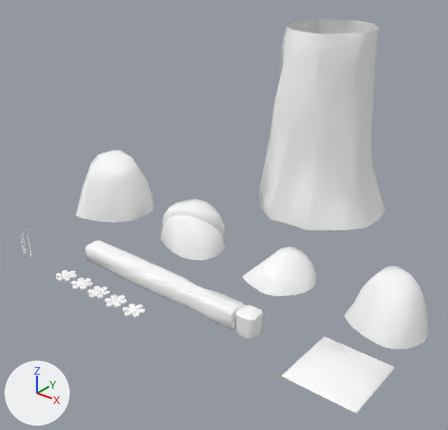
Two versions of the FBX model Assets/CountDown/Model/SM_CountDown.fbx, one commit apart.
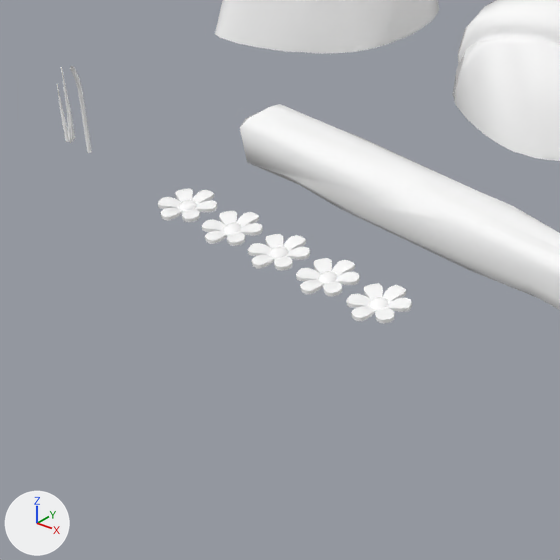
Each version appears first whole from a camera (50 mm lens) standing at (9.98, -9.15, 7.51) and looking at (1.7, 1.2, 1.09), and next in a close-up on the part from 0% to 44% of the width and 47% to 93% of the height. Arrows for +X, +Y and +Z are at lower left; the lights stay in place. Where no turn or scale is listed for an object, it has been applied to the vertices.

Names of what the first close-up shows: 'FlowerHead_A', 'FlowerHead_B', 'FlowerHead_C', 'FlowerHead_D', 'FlowerHead_E', 'Rock_A', 'Rock_B', 'Wood_Long'.
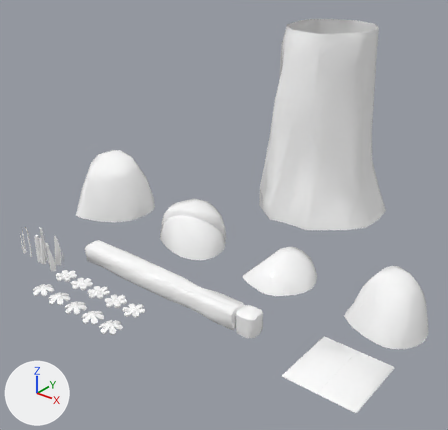
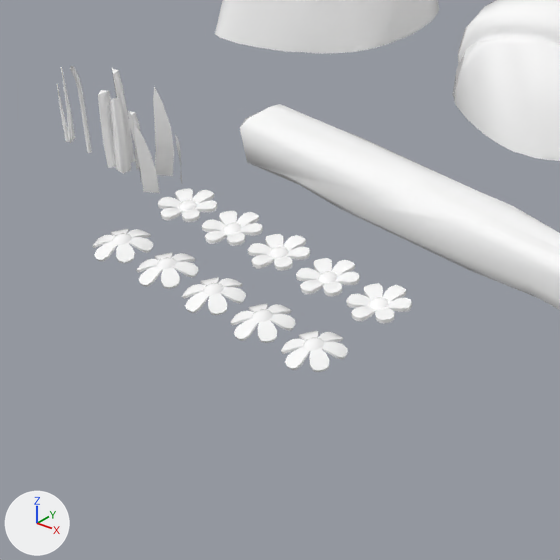
What differs and where, as boxes (x1, y1, x2, y2) in the close-ups (560 x 560 px):
'Grass-B', added
    after: (98, 68, 141, 174)
'Grass-C', added
    after: (128, 87, 182, 193)
'FlowerHead_E001', added
    after: (281, 331, 348, 372)
'FlowerHead_D001', added
    after: (231, 304, 295, 343)
'FlowerHead_C001', added
    after: (182, 277, 246, 315)
'FlowerHead_B001', added
    after: (136, 252, 198, 289)
'FlowerHead_A001', added
    after: (93, 229, 153, 263)

Patch to the scene script:
```diff
--- a/Assets/CountDown/Model/SM_CountDown.fbx.py
+++ b/Assets/CountDown/Model/SM_CountDown.fbx.py
@@ me_mesh_017 @@
+me_mesh_017.from_pydata(...)  # 146 vertices, 252 faces; spans x -0.225..0.225, y -0.239..0.239, z -0.064..0.055
+me_mesh_017.materials.append(mat_countdown)  # white #ffffff
@@ me_mesh_016 @@
+me_mesh_016.from_pydata(...)  # 146 vertices, 252 faces; spans x -0.225..0.225, y -0.239..0.239, z -0.064..0.055
+me_mesh_016.materials.append(mat_countdown)  # white #ffffff
@@ me_mesh_019 @@
+me_mesh_019.from_pydata(...)  # 146 vertices, 252 faces; spans x -0.225..0.225, y -0.239..0.239, z -0.064..0.055
+me_mesh_019.materials.append(mat_countdown)  # white #ffffff
@@ me_mesh_021 @@
+me_mesh_021.from_pydata(...)  # 60 vertices, 100 faces; spans x -0.103..0.17, y -0.023..0.222, z -0.028..0.84
+me_mesh_021.materials.append(mat_countdown)  # white #ffffff
@@ me_mesh_020 @@
+me_mesh_020.from_pydata(...)  # 146 vertices, 252 faces; spans x -0.225..0.225, y -0.239..0.239, z -0.064..0.055
+me_mesh_020.materials.append(mat_countdown)  # white #ffffff
@@ me_mesh_018 @@
+me_mesh_018.from_pydata(...)  # 146 vertices, 252 faces; spans x -0.225..0.225, y -0.239..0.239, z -0.064..0.055
+me_mesh_018.materials.append(mat_countdown)  # white #ffffff
@@ me_mesh_022 @@
+me_mesh_022.from_pydata(...)  # 72 vertices, 56 faces; spans x -0.137..0.259, y -0.112..0.28, z -0.038..0.838
+me_mesh_022.materials.append(mat_countdown)  # white #ffffff
@@ ob_flowerhead_b001 @@
+ob_flowerhead_b001 = bpy.data.objects.new('FlowerHead_B001', me_mesh_017)
+ob_flowerhead_b001.location = (0.031, -2.475, -0.013)
@@ ob_flowerhead_a001 @@
+ob_flowerhead_a001 = bpy.data.objects.new('FlowerHead_A001', me_mesh_016)
+ob_flowerhead_a001.location = (-0.525, -2.475, -0.013)
@@ ob_flowerhead_d001 @@
+ob_flowerhead_d001 = bpy.data.objects.new('FlowerHead_D001', me_mesh_019)
+ob_flowerhead_d001.location = (1.142, -2.475, -0.013)
@@ ob_grass_b @@
+ob_grass_b = bpy.data.objects.new('Grass-B', me_mesh_021)
+ob_grass_b.location = (-1.53, -1.826, 0.0)
@@ ob_flowerhead_e001 @@
+ob_flowerhead_e001 = bpy.data.objects.new('FlowerHead_E001', me_mesh_020)
+ob_flowerhead_e001.location = (1.698, -2.475, -0.013)
@@ ob_flowerhead_c001 @@
+ob_flowerhead_c001 = bpy.data.objects.new('FlowerHead_C001', me_mesh_018)
+ob_flowerhead_c001.location = (0.586, -2.475, -0.013)
@@ ob_grass_c @@
+ob_grass_c = bpy.data.objects.new('Grass-C', me_mesh_022)
+ob_grass_c.location = (-1.084, -1.826, 0.0)
```
